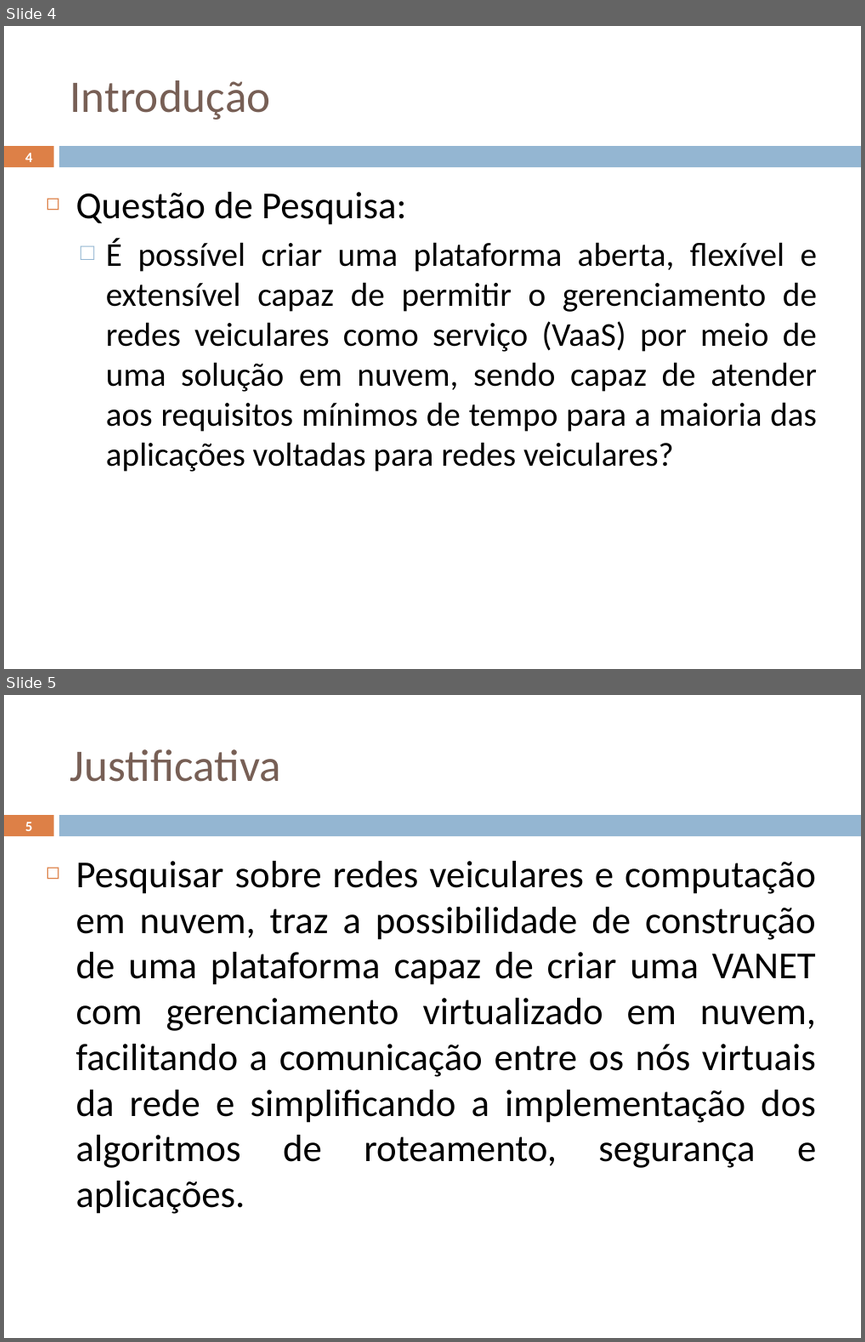
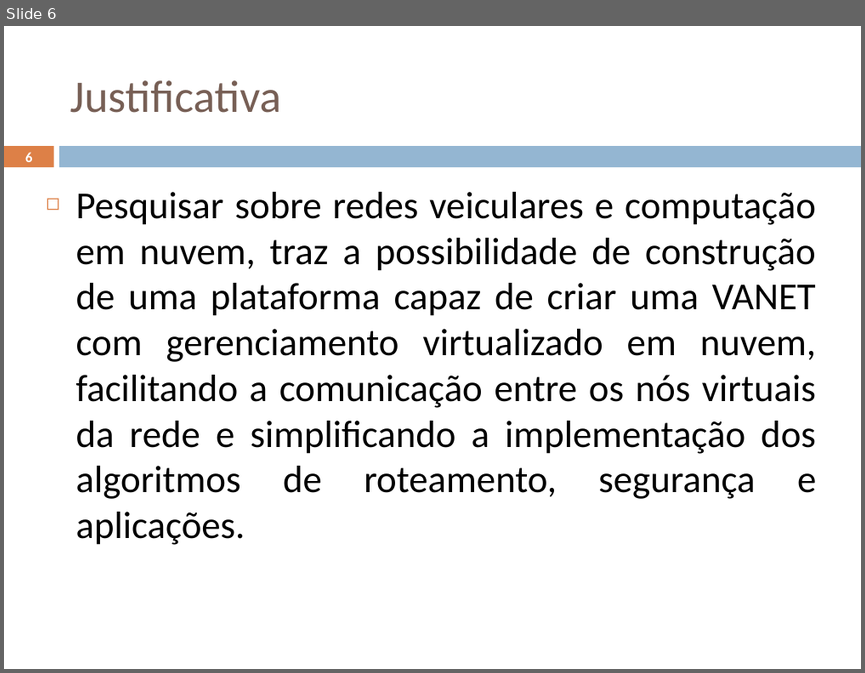
Before and after one commit to geoleite/Mestrado, a slide deck: Apresentacao/ApresentaçãoV1.pptx. Shown one above the other, each under a label of ours: slides 4 and 5 before the commit, slide 6 after it. The pictures are 865x1342 and 865x673 pixels, drawn with LibreOffice and Linux fonts; fonts in the diff are those of the drawing. Boxes give left, top, right and bottom in pixels: in the first picture for what was removed or moved away, otherwise in the second. Text is boxed around its words. In the diff, an @@ line names an element or a change of style, - is before the commit and + after.

```diff
--- a/Apresentacao/ApresentaçãoV1.pptx
+++ b/Apresentacao/ApresentaçãoV1.pptx
@@ slide 4 removed at box(4, 26, 861, 669), background #FFFFFF; not listed: 2 template elements that a slide beside it also shows @@
@@ title removed at box(70, 80, 271, 120) @@
-Introdução
@@ page number removed at box(25, 153, 32, 162) @@
-4
@@ text removed at box(76, 192, 817, 471) @@
-◻ Questão de Pesquisa:
-  □ É possível criar uma plataforma aberta, flexível e extensível capaz de permitir o gerenciamento de redes veiculares como serviço (VaaS) por meio de uma solução em nuvem, sendo capaz de atender aos requisitos mínimos de tempo para a maioria das aplicações voltadas para redes veiculares?
@@ what was slide 5 is now slide 6 @@
@@ page number at box(25, 152, 32, 162): text changed @@
-5
+6
```
Also in this commit, not shown: 7 slides changed, 4 slides added, 4 other files.
